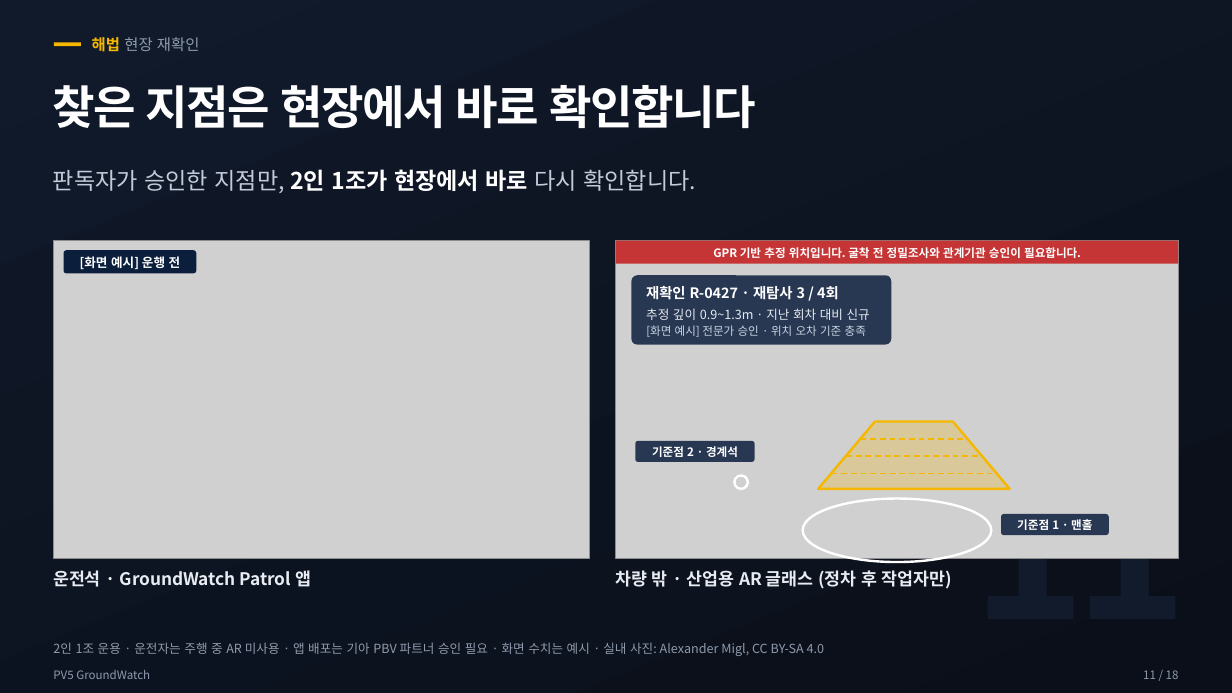
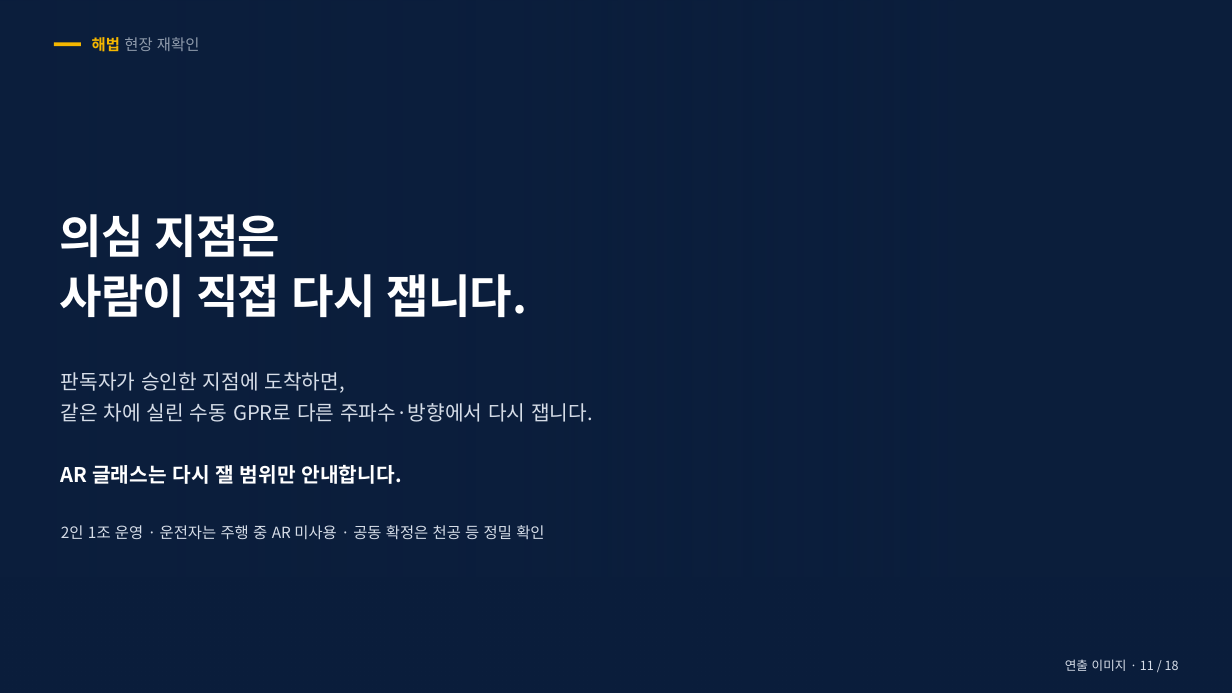
Before and after one commit to woojin-choe/pv5-hose-lab, a slide deck: slide 11 of ppt_all/PV5_GroundWatch_10_26.pptx. Drawn at 1232x693 pixels with LibreOffice and Linux fonts; fonts in the diff are those of the drawing; grey boxes stand for pictures; background and template pictures are left out. Boxes give left, top, right and bottom in pixels: in the first picture for what was removed or moved away, otherwise in the second. Text is boxed around its words. In the diff, an @@ line names an element or a change of style, - is before the commit and + after.

```diff
--- a/ppt_all/PV5_GroundWatch_10_26.pptx
+++ b/ppt_all/PV5_GroundWatch_10_26.pptx
@@ background gradient #101A2B to #0A0F19 to picture (left out) @@
@@ rectangle added at bbox=[0, 0, 1232, 693], fill gradient #0B1E3C @@
@@ text removed at bbox=[52, 85, 756, 128] @@
-찾은 지점은 현장에서 바로 확인합니다
@@ text removed at bbox=[53, 169, 696, 193] @@
-판독자가 승인한 지점만, 2인 1조가 현장에서 바로 다시 확인합니다.
@@ text removed at bbox=[972, 424, 1188, 667] @@
-11
@@ group added at bbox=[60, 214, 593, 539]: 6 texts @@
+의심 지점은
+사람이 직접 다시 잽니다.
+판독자가 승인한 지점에 도착하면,
+같은 차에 실린 수동 GPR로 다른 주파수·방향에서 다시 잽니다.
+AR 글래스는 다시 잴 범위만 안내합니다.
+2인 1조 운영 · 운전자는 주행 중 AR 미사용 · 공동 확정은 천공 등 정밀 확인
@@ rectangle added at bbox=[0, 578, 1232, 693], fill gradient #0B1E3C @@
@@ group removed at bbox=[53, 240, 589, 587]: 2 texts, 1 picture, 1 rounded rectangle @@
-[화면 예시] 운행 전
-운전석 · GroundWatch Patrol 앱
@@ group removed at bbox=[615, 240, 1178, 589]: 7 texts, 4 freeform shapes, 3 rounded rectangles, 2 ellipses, 1 picture, 1 rectangle @@
-기준점 1 · 맨홀
-기준점 2 · 경계석
-GPR 기반 추정 위치입니다. 굴착 전 정밀조사와 관계기관 승인이 필요합니다.
-재확인 R-0427 · 재탐사 3 / 4회
-추정 깊이 0.9~1.3m · 지난 회차 대비 신규
-[화면 예시] 전문가 승인 · 위치 오차 기준 충족
-차량 밖 · 산업용 AR 글래스 (정차 후 작업자만)
@@ text removed at bbox=[53, 642, 824, 656] @@
-2인 1조 운용 · 운전자는 주행 중 AR 미사용 · 앱 배포는 기아 PBV 파트너 승인 필요 · 화면 수치는 예시 · 실내 사진: Alexander Migl, CC BY-SA 4.0
@@ text added at bbox=[1065, 659, 1179, 671], 9.8 pt, text #D6DDE8 @@
+연출 이미지 · 11 / 18
@@ text removed at bbox=[53, 670, 150, 679] @@
-PV5 GroundWatch
@@ text removed at bbox=[1143, 670, 1179, 679] @@
-11 / 18
```
Also in this commit, not shown: 12 other slides changed, 17 other files.
